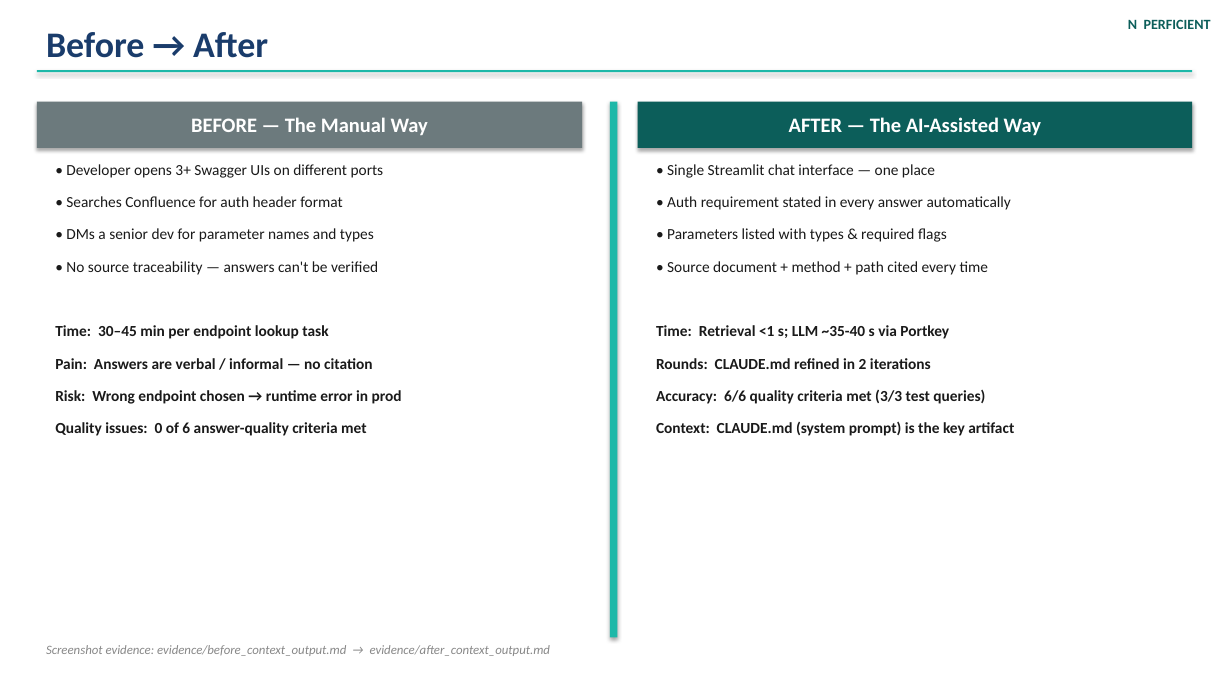
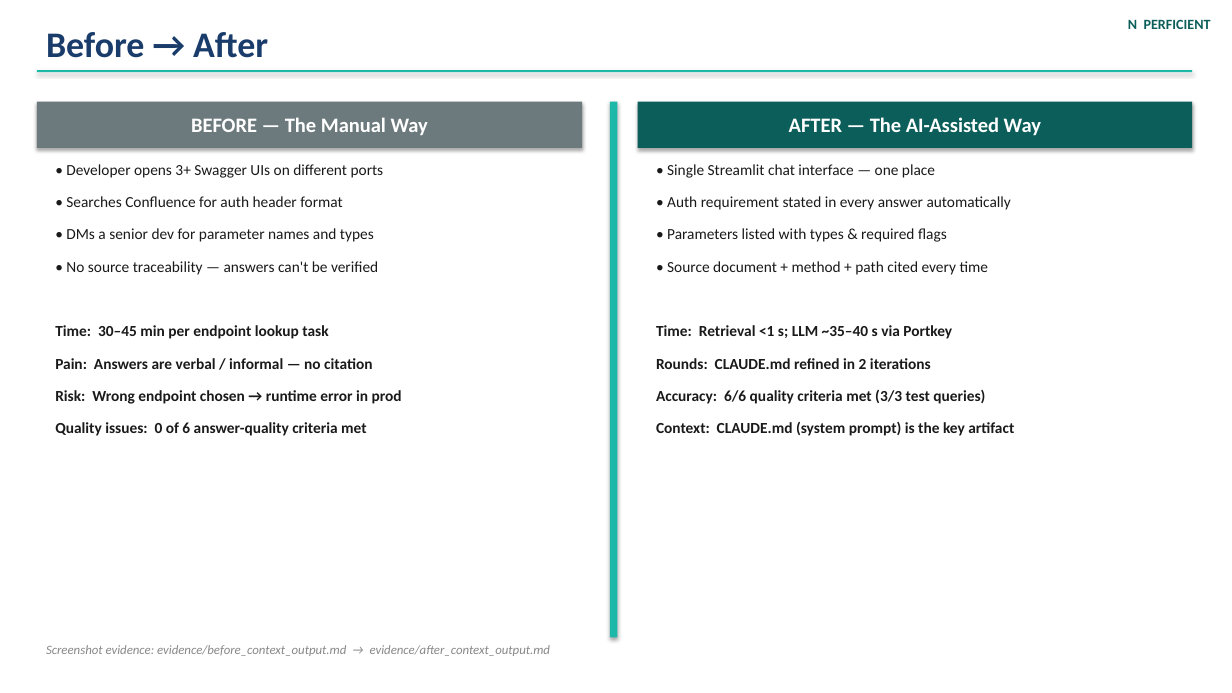
Before and after one commit to ganesh-koli-2091/l1, a slide deck: slide 5 of docs/capstone_presentation.pptx. Drawn at 1232x693 pixels with LibreOffice and Linux fonts; fonts in the diff are those of the drawing. Boxes give left, top, right and bottom in pixels: in the first picture for what was removed or moved away, otherwise in the second. Text is boxed around its words. In the diff, an @@ line names an element or a change of style, - is before the commit and + after.

```diff
--- a/docs/capstone_presentation.pptx
+++ b/docs/capstone_presentation.pptx
@@ text at bbox=[656, 325, 952, 339]: text changed @@
-Time: Retrieval <1 s; LLM ~35-40 s via Portkey
+Time: Retrieval <1 s; LLM ~35–40 s via Portkey
```
Also in this commit, not shown: 3 other slides changed.
